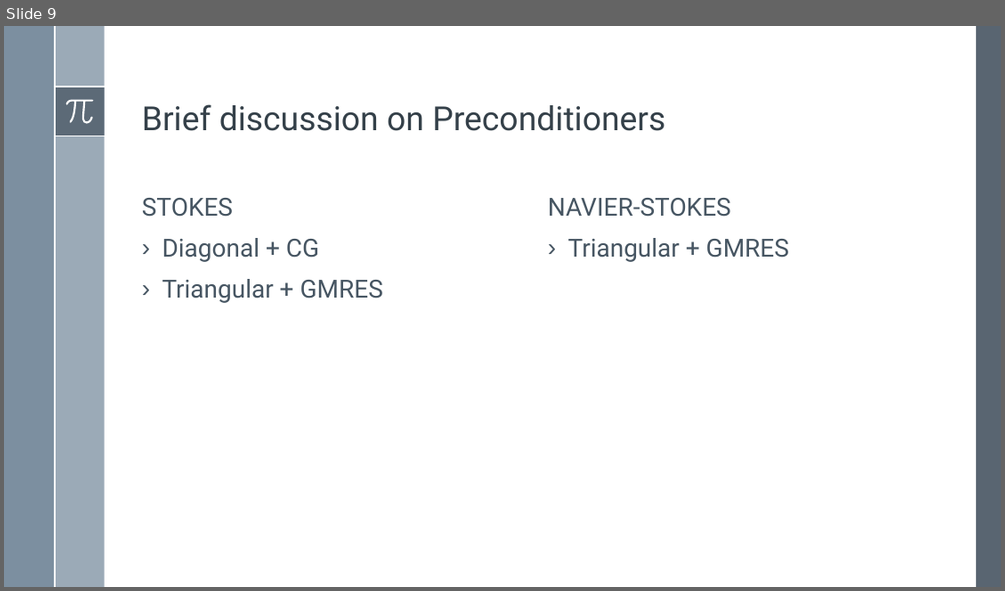
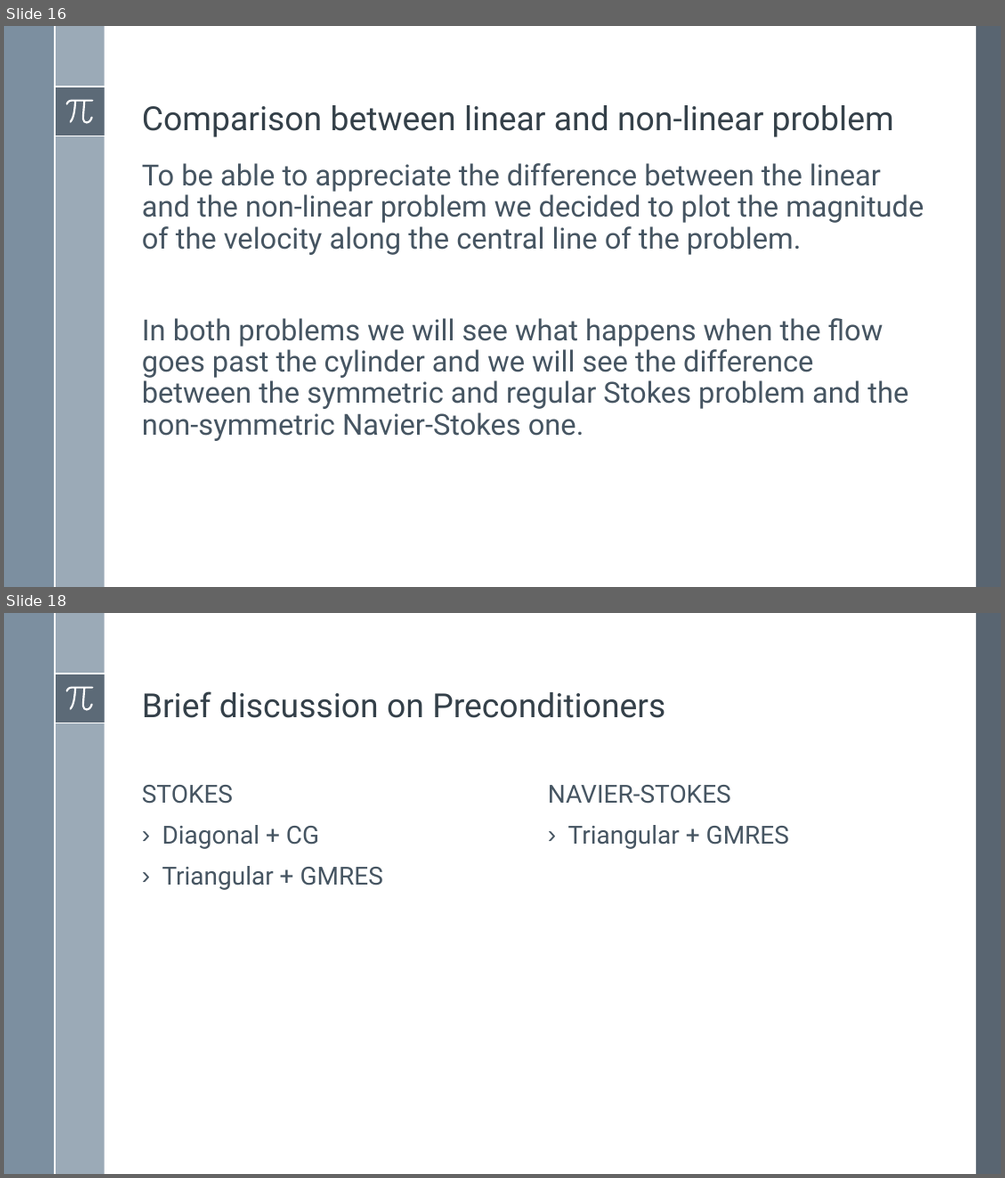
Before and after one commit to simone-fdr/navier-stokes, a slide deck: Presentatione_NMPDE_Navier_Stokes_temp.pptx. Shown one above the other, each under a label of ours: slide 9 before the commit, slides 16 and 18 after it; the slides between them are not shown. The pictures are 1005x591 and 1005x1178 pixels, drawn with LibreOffice and Linux fonts; fonts in the diff are those of the drawing. Boxes give left, top, right and bottom in pixels: in the first picture for what was removed or moved away, otherwise in the second. Text is boxed around its words. In the diff, an @@ line names an element or a change of style, - is before the commit and + after.

```diff
--- a/Presentatione_NMPDE_Navier_Stokes_temp.pptx
+++ b/Presentatione_NMPDE_Navier_Stokes_temp.pptx
@@ slide 16 added at [4, 26, 1001, 587], background #FFFFFF; not listed: 8 template elements that a slide beside it also shows @@
@@ title added at [142, 105, 894, 137], 32 pt, text #35404A @@
+Comparison between linear and non-linear problem
@@ text added at [142, 163, 923, 441], 28 pt, text #465562 @@
+To be able to appreciate the difference between the linear and the non-linear problem we decided to plot the magnitude of the velocity along the central line of the problem.
+In both problems we will see what happens when the flow goes past the cylinder and we will see the difference between the symmetric and regular Stokes problem and the non-symmetric Navier-Stokes one.
@@ what was slide 9 is now slide 18 @@
```
Also in this commit, not shown: 3 slides changed, 11 other slides added, 3 slides removed.
